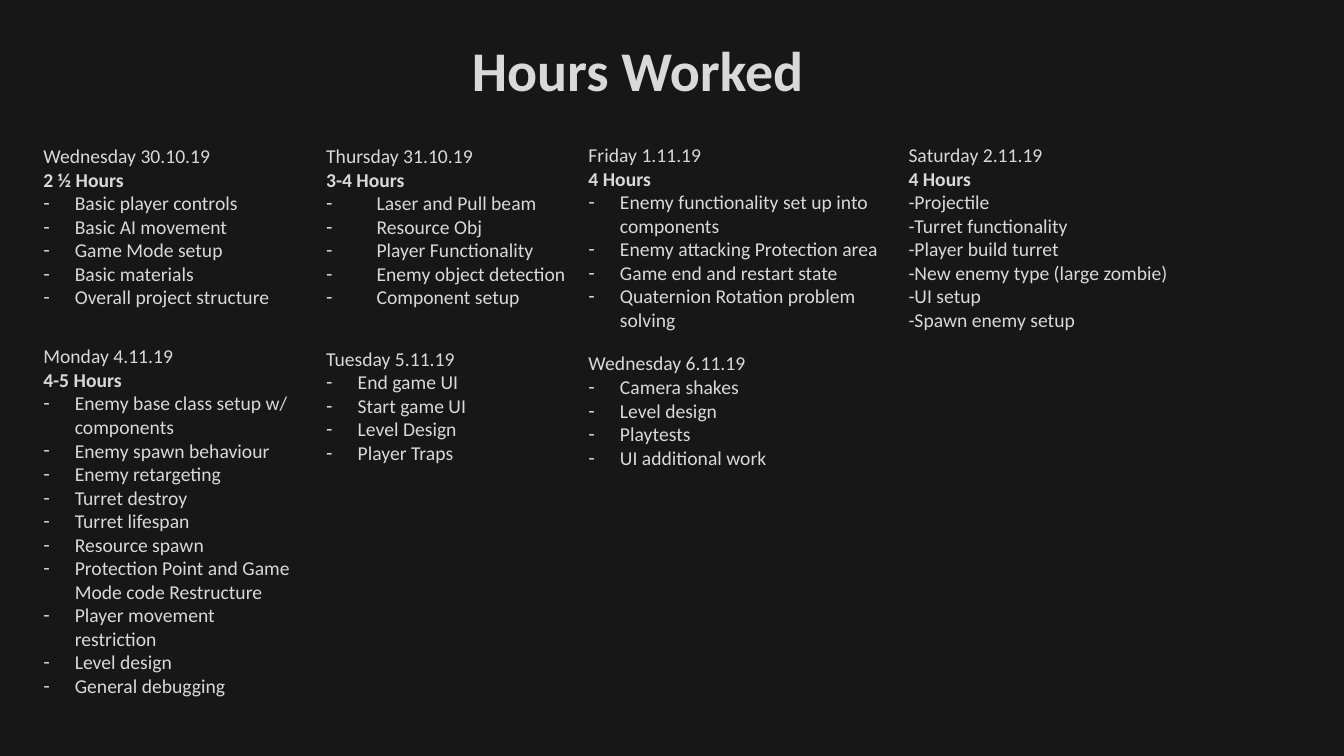
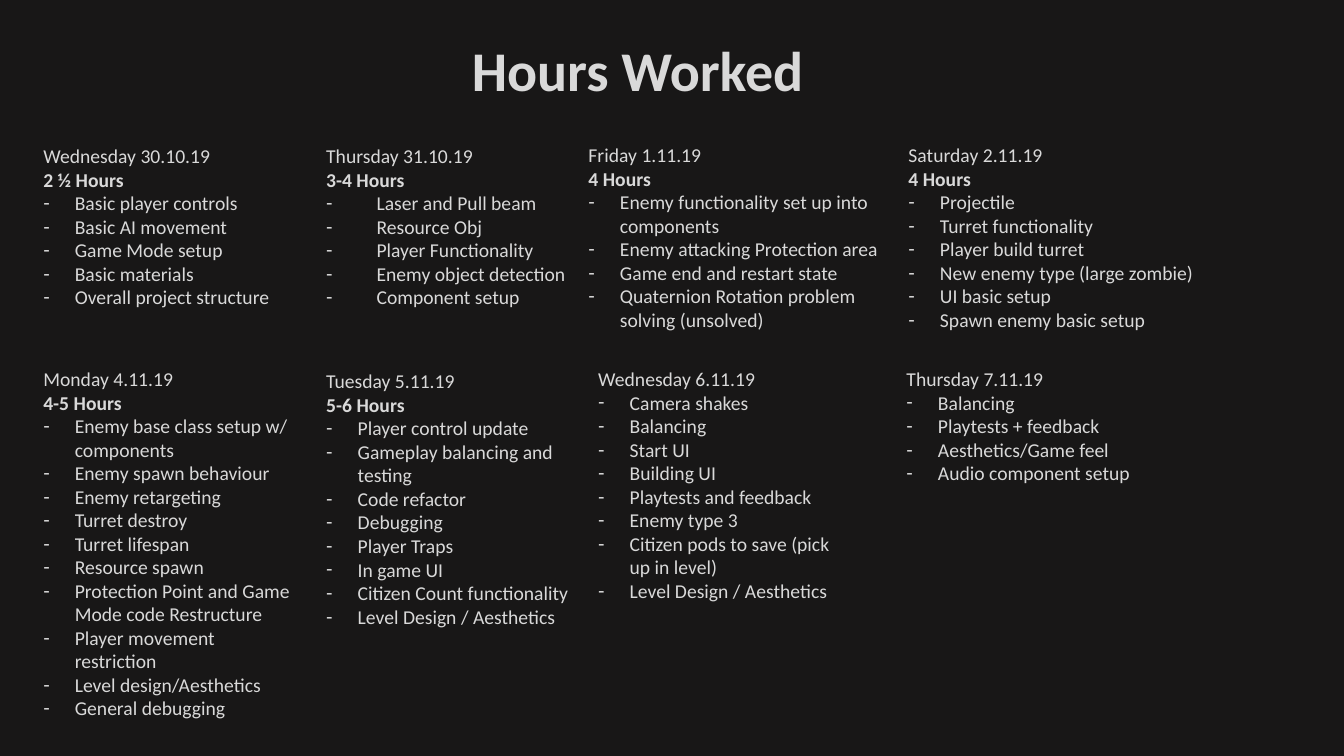
Before and after one commit to jabbawalden/AliensVsZombies, a slide deck: slide 2 of AliensVsZombieDocument.pptx. Drawn at 1344x756 pixels with LibreOffice and Linux fonts; fonts in the diff are those of the drawing. Boxes give left, top, right and bottom in pixels: in the first picture for what was removed or moved away, otherwise in the second. Text is boxed around its words. In the diff, an @@ line names an element or a change of style, - is before the commit and + after.

Commit message:
Document update

```diff
--- a/AliensVsZombieDocument.pptx
+++ b/AliensVsZombieDocument.pptx
@@ text at box(940, 195, 1193, 330): text changed @@
--Projectile
--Turret functionality
--Player build turret
--New enemy type (large zombie)
--UI setup
--Spawn enemy setup
+– Projectile
+– Turret functionality
+– Player build turret
+– New enemy type (large zombie)
+– UI basic setup
+– Spawn enemy basic setup
@@ text at box(620, 289, 855, 331): text changed @@
-– Quaternion Rotation problem solving
+– Quaternion Rotation problem solving (unsolved)
@@ text "Monday 4.11.19": place and size @@
-text "Monday 4.11.19" at box(43, 349, 289, 697)
+text "Monday 4.11.19" at box(43, 372, 289, 719)
@@ text "Tuesday 5.11.19": place and size @@
-text "Tuesday 5.11.19" at box(326, 352, 466, 463)
+text "Tuesday 5.11.19" at box(326, 374, 568, 628)
@@ text added at box(598, 372, 829, 602), 14 pt, text #D9D9D9 @@
+Wednesday 6.11.19
+– Camera shakes
+– Balancing
+– Start UI
+– Building UI
+– Playtests and feedback
+– Enemy type 3
+– Citizen pods to save (pick up in level)
+– Level Design / Aesthetics
@@ text at box(906, 372, 1130, 483): text changed @@
-Wednesday 6.11.19
-– Camera shakes
-– Level design
-– Playtests
-– UI additional work
+Thursday 7.11.19
+– Balancing
+– Playtests + feedback
+– Aesthetics/Game feel
+– Audio component setup
@@ text at box(326, 398, 553, 533): text changed @@
-– End game UI
-– Start game UI
-– Level Design
+5-6 Hours
+– Player control update
+– Gameplay balancing and testing
+– Code refactor
+– Debugging
@@ text at box(358, 564, 568, 628): paragraphs added @@
+– In game UI
+– Citizen Count functionality
+– Level Design / Aesthetics
@@ text at box(75, 678, 261, 696): text changed @@
-– Level design
+– Level design/Aesthetics
```
